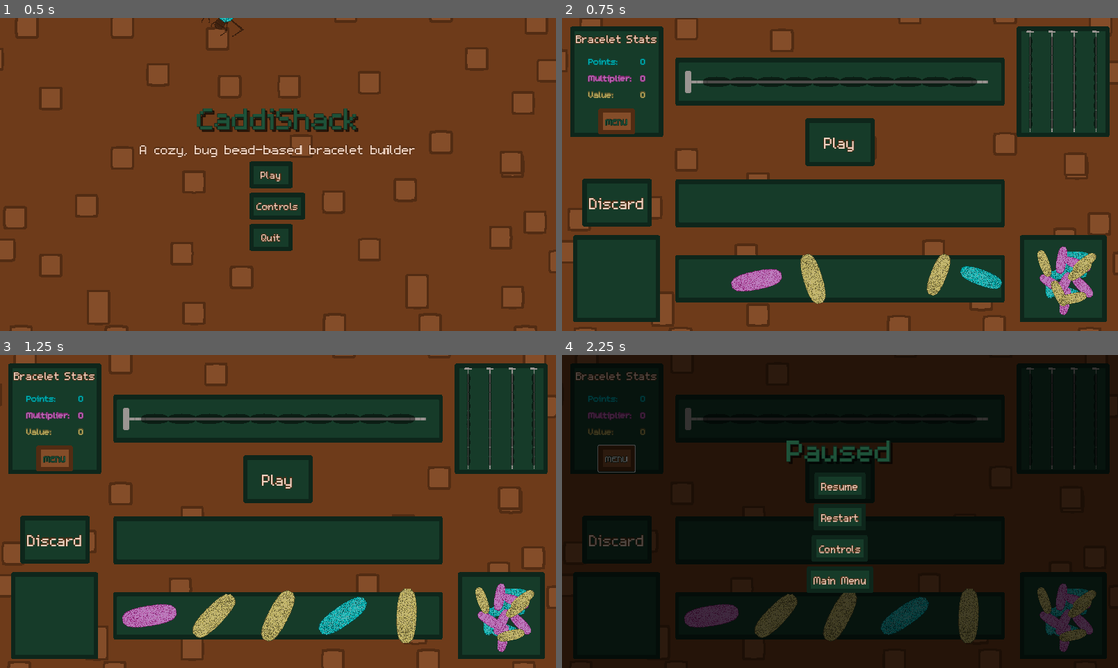
Above: before the commit, frames 1-4 (two rows, left to right).
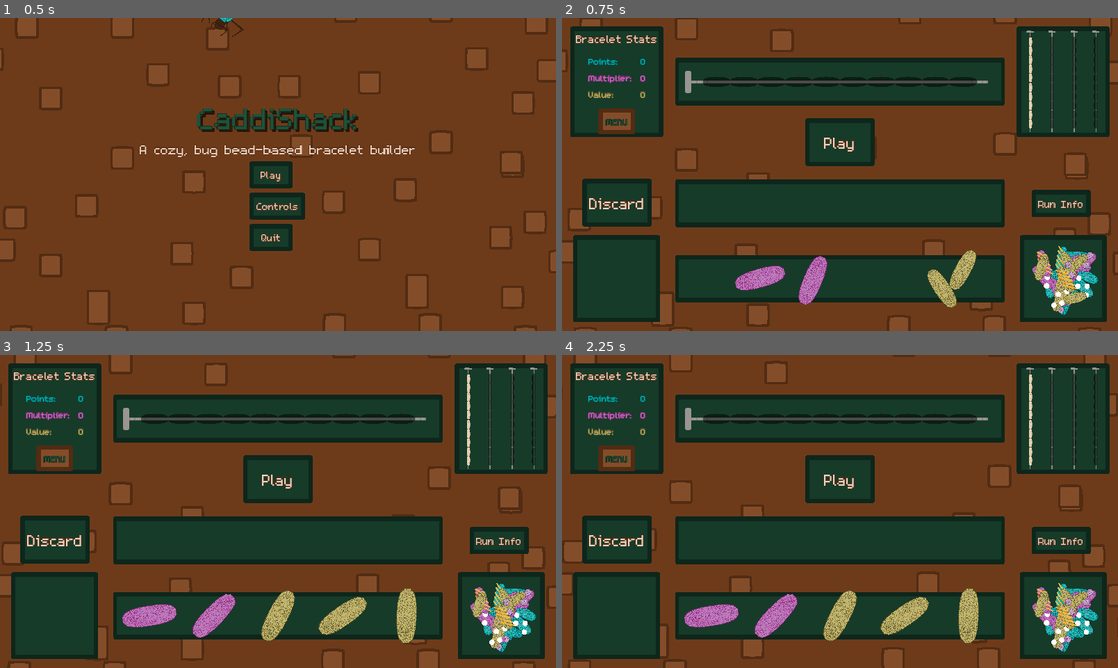
Above: after the commit, the same moments.

Repository: Splashy-Inc/caddishack
Game: Godot game, scene res://SCENES/screen_manager.tscn
The game is run twice, just before and just after one commit, with the same random seed, the same clock (stepped at 60 frames per second) and the same inputs. The engine's default icon, where the game draws it, is replaced by a stand-in: a white triangle on a blue panel in a dark square.
Inputs (mouse positions are in pixels of both pictures, inside the frame that each line leads up to):
- Up to frame 1 (0.5 s): no input
- Up to frame 2 (0.75 s): click "Play" at 0.5 s
- Up to frame 3 (1.25 s): no input
- Up to frame 4 (2.25 s): click "MENU" at 1.25 s; click (840, 502) at 2 s, where only the run after the commit has a clickable "Run Info"

Frame 1 is identical in both runs. In frame 2, 4.3% of the frame differs, in the area x 30-97%, y 6-95%; in frame 3, 3.5%; in frame 4, 97%, in the area x 0-100%, y 0-100%.

Commit message:
Run info menu and button

Diff:
--- a/SCENES/CRAFT_STATION/bracelet_station.tscn
+++ b/SCENES/CRAFT_STATION/bracelet_station.tscn
@@ -1,16 +1,17 @@
-[gd_scene load_steps=12 format=3 uid="uid://j7kdpfxltq4j"]
+[gd_scene load_steps=13 format=3 uid="uid://j7kdpfxltq4j"]
 
 [ext_resource type="PackedScene" uid="uid://bf66yigpmnvq4" path="res://SCENES/CRAFT_STATION/station_background.tscn" id="1_8q7v8"]
 [ext_resource type="Script" path="res://SCRIPTS/CRAFT_STATION/bracelet_station.gd" id="1_opsq7"]
-[ext_resource type="PackedScene" path="res://SCENES/CRAFT_STATION/bracelet_info_panel.tscn" id="3_cnyhi"]
+[ext_resource type="PackedScene" uid="uid://1guuvhm3f7g" path="res://SCENES/CRAFT_STATION/bracelet_info_panel.tscn" id="3_cnyhi"]
 [ext_resource type="PackedScene" uid="uid://dlvsne80igil2" path="res://SCENES/CRAFT_STATION/bracelet_construction_panel.tscn" id="4_2dhfs"]
 [ext_resource type="PackedScene" uid="uid://bqmyglx3n5yyp" path="res://SCENES/CRAFT_STATION/complete_bracelet_panel.tscn" id="5_r3loc"]
 [ext_resource type="PackedScene" uid="uid://juk37sd2sdfi" path="res://SCENES/CRAFT_STATION/bead_set.tscn" id="6_kjoem"]
-[ext_resource type="Theme" uid="uid://x3hcgv6o4dat" path="res://RESOURCES/brown_text.tres" id="6_nek36"]
+[ext_resource type="Theme" path="res://RESOURCES/brown_text.tres" id="6_nek36"]
 [ext_resource type="PackedScene" uid="uid://cmerjff0e20um" path="res://SCENES/CRAFT_STATION/bead_pile.tscn" id="7_atnpg"]
 [ext_resource type="StyleBox" uid="uid://b4ohcrep4kgqi" path="res://RESOURCES/button_box_hover.tres" id="7_wvnwv"]
 [ext_resource type="Resource" uid="uid://c81ojbagj28o1" path="res://RESOURCES/test_bead_pile.tres" id="9_crcei"]
 [ext_resource type="StyleBox" uid="uid://clyq3pof6wks3" path="res://RESOURCES/button_box_normal.tres" id="10_18jgd"]
+[ext_resource type="PackedScene" uid="uid://dgcnerkvrs865" path="res://SCENES/run_info_button.tscn" id="12_b481e"]
 
 [node name="BraceletStation" type="Node"]
 script = ExtResource("1_opsq7")
@@ -75,6 +76,12 @@
 position = Vector2(1153, 600)
 bead_array_info = ExtResource("9_crcei")
 
+[node name="RunInfoButton" parent="PlayingField" instance=ExtResource("12_b481e")]
+offset_left = 1081.0
+offset_top = 396.0
+offset_right = 1217.0
+offset_bottom = 457.0
+
 [connection signal="pressed" from="PlayingField/PlayButton" to="." method="_on_play_pressed"]
 [connection signal="bead_clicked" from="PlayingField/SelectionPanel" to="." method="_on_selection_panel_bead_clicked"]
 [connection signal="pressed" from="PlayingField/DiscardButton" to="." method="_on_discard_pressed"]
--- a/SCENES/CRAFT_STATION/run_info_menu.tscn
+++ b/SCENES/CRAFT_STATION/run_info_menu.tscn
@@ -1,20 +1,15 @@
-[gd_scene load_steps=12 format=3 uid="uid://cnkctrxffor63"]
+[gd_scene load_steps=11 format=3 uid="uid://cnkctrxffor63"]
 
 [ext_resource type="Texture2D" uid="uid://bnp2q0bxwdejl" path="res://ASSETS/Art/GUI/Black_Semi_Trans.png" id="1_qu5lf"]
 [ext_resource type="Script" path="res://SCRIPTS/CRAFT_STATION/run_info_menu.gd" id="1_vgp1s"]
 [ext_resource type="LabelSettings" uid="uid://bnqjqtejx428p" path="res://RESOURCES/text_title.tres" id="2_e7rc2"]
-[ext_resource type="LabelSettings" uid="uid://utia0ir401fs" path="res://RESOURCES/text_subtitle.tres" id="3_diuyp"]
-[ext_resource type="FontFile" uid="uid://di1ynwh6doxnf" path="res://ASSETS/Font/m5x7.ttf" id="4_grp5l"]
-[ext_resource type="Texture2D" uid="uid://db11hpcy64lw3" path="res://ASSETS/Art/CRAFT_STATION/Bead_Play.png" id="5_wqhf1"]
+[ext_resource type="LabelSettings" uid="uid://drl3m8g6bkhol" path="res://RESOURCES/text_subtitle.tres" id="3_diuyp"]
+[ext_resource type="PackedScene" uid="uid://b1ml0sgcgl8q7" path="res://SCENES/SHOP/cart_panel.tscn" id="5_ldvqm"]
 [ext_resource type="PackedScene" uid="uid://cmerjff0e20um" path="res://SCENES/CRAFT_STATION/bead_pile.tscn" id="6_8qbhg"]
 [ext_resource type="PackedScene" uid="uid://bqmyglx3n5yyp" path="res://SCENES/CRAFT_STATION/complete_bracelet_panel.tscn" id="8_kiesg"]
 
-[sub_resource type="LabelSettings" id="LabelSettings_xkpss"]
-font = ExtResource("4_grp5l")
-font_size = 96
-font_color = Color(0.941176, 0.827451, 0.760784, 1)
-outline_size = 5
-outline_color = Color(0.321569, 0.172549, 0.0745098, 1)
+[sub_resource type="ViewportTexture" id="ViewportTexture_f570o"]
+viewport_path = NodePath("VBoxContainer/HBoxContainer/MaterialsBox/BeadPile_Background/SubViewport")
 
 [sub_resource type="ViewportTexture" id="ViewportTexture_qdeey"]
 viewport_path = NodePath("VBoxContainer/HBoxContainer/BeadPileBox/BeadPile_Background/SubViewport")
@@ -22,10 +17,14 @@
 [sub_resource type="ViewportTexture" id="ViewportTexture_028eo"]
 viewport_path = NodePath("VBoxContainer/HBoxContainer/BraceletsBox/Bracelet_Background/SubViewport")
 
-[node name="RunInfoMenu" type="CanvasLayer"]
+[node name="RunInfoMenu" type="Control"]
+custom_minimum_size = Vector2(1280, 720)
+layout_mode = 3
+anchors_preset = 0
 script = ExtResource("1_vgp1s")
 
 [node name="Background" type="TextureRect" parent="."]
+layout_mode = 1
 anchors_preset = 8
 anchor_left = 0.5
 anchor_top = 0.5
@@ -40,11 +39,13 @@
 texture = ExtResource("1_qu5lf")
 
 [node name="VBoxContainer" type="VBoxContainer" parent="."]
+layout_mode = 1
 anchors_preset = 15
 anchor_right = 1.0
 anchor_bottom = 1.0
 grow_horizontal = 2
 grow_vertical = 2
+theme_override_constants/separation = 20
 
 [node name="Title" type="Label" parent="VBoxContainer"]
 layout_mode = 2
@@ -53,42 +54,81 @@
 label_settings = ExtResource("2_e7rc2")
 horizontal_alignment = 1
 
-[node name="MoneyBox" type="HBoxContainer" parent="VBoxContainer"]
+[node name="MoneyBox" type="VBoxContainer" parent="VBoxContainer"]
 layout_mode = 2
-theme_override_constants/separation = 20
 alignment = 1
 
 [node name="Label" type="Label" parent="VBoxContainer/MoneyBox"]
 layout_mode = 2
+size_flags_horizontal = 3
 text = "Money"
 label_settings = ExtResource("3_diuyp")
+horizontal_alignment = 1
 
-[node name="Value" type="Label" parent="VBoxContainer/MoneyBox"]
+[node name="HBoxContainer" type="HBoxContainer" parent="VBoxContainer/MoneyBox"]
 layout_mode = 2
-text = "#"
+
+[node name="DollarSign" type="Label" parent="VBoxContainer/MoneyBox/HBoxContainer"]
+layout_mode = 2
+size_flags_horizontal = 3
+text = "$"
+label_settings = ExtResource("3_diuyp")
+horizontal_alignment = 2
+
+[node name="Value" type="Label" parent="VBoxContainer/MoneyBox/HBoxContainer"]
+layout_mode = 2
+size_flags_horizontal = 3
+text = "0"
 label_settings = ExtResource("3_diuyp")
 
-[node name="MaterialsBox" type="VBoxContainer" parent="VBoxContainer"]
+[node name="Spacer" type="Control" parent="VBoxContainer"]
 layout_mode = 2
-
-[node name="Label" type="Label" parent="VBoxContainer/MaterialsBox"]
-layout_mode = 2
-text = "Materials"
-label_settings = SubResource("LabelSettings_xkpss")
-horizontal_alignment = 1
-
-[node name="Panel" type="TextureRect" parent="VBoxContainer/MaterialsBox"]
-layout_mode = 2
-texture = ExtResource("5_wqhf1")
 
 [node name="HBoxContainer" type="HBoxContainer" parent="VBoxContainer"]
 layout_mode = 2
-size_flags_vertical = 3
+size_flags_vertical = 2
 theme_override_constants/separation = 20
+
+[node name="MaterialsBox" type="VBoxContainer" parent="VBoxContainer/HBoxContainer"]
+layout_mode = 2
+size_flags_horizontal = 3
+size_flags_vertical = 4
+theme_override_constants/separation = 20
+
+[node name="Label" type="Label" parent="VBoxContainer/HBoxContainer/MaterialsBox"]
+layout_mode = 2
+text = "Materials"
+label_settings = ExtResource("3_diuyp")
+horizontal_alignment = 1
+
+[node name="BeadPile_Background" type="TextureRect" parent="VBoxContainer/HBoxContainer/MaterialsBox"]
+layout_mode = 2
+size_flags_vertical = 6
+texture = SubResource("ViewportTexture_f570o")
+expand_mode = 4
+stretch_mode = 5
+
+[node name="SubViewport" type="SubViewport" parent="VBoxContainer/HBoxContainer/MaterialsBox/BeadPile_Background"]
+transparent_bg = true
+canvas_item_default_texture_filter = 0
+size = Vector2i(528, 680)
+
+[node name="CartPanel" parent="VBoxContainer/HBoxContainer/MaterialsBox/BeadPile_Background/SubViewport" instance=ExtResource("5_ldvqm")]
+
+[node name="CurrentMoneyRow" parent="VBoxContainer/HBoxContainer/MaterialsBox/BeadPile_Background/SubViewport/CartPanel/VBoxContainer" index="0"]
+visible = false
+
+[node name="Spacer2" parent="VBoxContainer/HBoxContainer/MaterialsBox/BeadPile_Background/SubViewport/CartPanel/VBoxContainer" index="2"]
+visible = false
+
+[node name="CurrentCostRow" parent="VBoxContainer/HBoxContainer/MaterialsBox/BeadPile_Background/SubViewport/CartPanel/VBoxContainer" index="3"]
+visible = false
 
 [node name="BeadPileBox" type="VBoxContainer" parent="VBoxContainer/HBoxContainer"]
 layout_mode = 2
 size_flags_horizontal = 3
+size_flags_vertical = 4
+theme_override_constants/separation = 20
 
 [node name="Bead_Pile_Label" type="Label" parent="VBoxContainer/HBoxContainer/BeadPileBox"]
 layout_mode = 2
@@ -98,20 +138,25 @@
 
 [node name="BeadPile_Background" type="TextureRect" parent="VBoxContainer/HBoxContainer/BeadPileBox"]
 layout_mode = 2
-size_flags_vertical = 3
+size_flags_vertical = 6
 texture = SubResource("ViewportTexture_qdeey")
-expand_mode = 2
+expand_mode = 4
 stretch_mode = 5
 
 [node name="SubViewport" type="SubViewport" parent="VBoxContainer/HBoxContainer/BeadPileBox/BeadPile_Background"]
-size = Vector2i(200, 200)
+transparent_bg = true
+canvas_item_default_texture_filter = 0
+size = Vector2i(2000, 2000)
 
 [node name="BeadPile" parent="VBoxContainer/HBoxContainer/BeadPileBox/BeadPile_Background/SubViewport" instance=ExtResource("6_8qbhg")]
-position = Vector2(100, 100)
+position = Vector2(1000, 1000)
+scale = Vector2(10, 10)
 
 [node name="BraceletsBox" type="VBoxContainer" parent="VBoxContainer/HBoxContainer"]
 layout_mode = 2
 size_flags_horizontal = 3
+size_flags_vertical = 4
+theme_override_constants/separation = 20
 
 [node name="Bracelets_Label" type="Label" parent="VBoxContainer/HBoxContainer/BraceletsBox"]
 layout_mode = 2
@@ -121,13 +166,17 @@
 
 [node name="Bracelet_Background" type="TextureRect" parent="VBoxContainer/HBoxContainer/BraceletsBox"]
 layout_mode = 2
-size_flags_vertical = 3
+size_flags_vertical = 6
 texture = SubResource("ViewportTexture_028eo")
-expand_mode = 2
+expand_mode = 4
 stretch_mode = 5
 
 [node name="SubViewport" type="SubViewport" parent="VBoxContainer/HBoxContainer/BraceletsBox/Bracelet_Background"]
+transparent_bg = true
+canvas_item_default_texture_filter = 0
 size = Vector2i(214, 254)
 
 [node name="CompleteBraceletPanel" parent="VBoxContainer/HBoxContainer/BraceletsBox/Bracelet_Background/SubViewport" instance=ExtResource("8_kiesg")]
 position = Vector2(107, 127)
+
+[editable path="VBoxContainer/HBoxContainer/MaterialsBox/BeadPile_Background/SubViewport/CartPanel"]
--- a/SCENES/GUI/hud.tscn
+++ b/SCENES/GUI/hud.tscn
@@ -6,13 +6,13 @@
 [ext_resource type="PackedScene" uid="uid://c3sldi7g5fcg6" path="res://SCENES/GUI/pause_menu.tscn" id="6_k66bl"]
 [ext_resource type="PackedScene" uid="uid://v65h1k4msxhb" path="res://SCENES/GUI/win_screen.tscn" id="6_s7jfo"]
 [ext_resource type="PackedScene" uid="uid://temjlvcxcb3r" path="res://SCENES/GUI/loss_screen.tscn" id="7_8h0it"]
+[ext_resource type="PackedScene" uid="uid://cnkctrxffor63" path="res://SCENES/CRAFT_STATION/run_info_menu.tscn" id="7_te3by"]
 
 [node name="HUD" type="CanvasLayer"]
 layer = 2
 script = ExtResource("1_w38b1")
 
 [node name="MenuScreens" type="Control" parent="."]
-visible = false
 layout_mode = 3
 anchors_preset = 0
 offset_right = 40.0
@@ -41,13 +41,16 @@
 visible = false
 
 [node name="PauseMenu" parent="MenuScreens" instance=ExtResource("6_k66bl")]
-visible = false
 layout_mode = 0
 offset_right = 640.0
 offset_bottom = 360.0
+
+[node name="RunInfoMenu" parent="MenuScreens" instance=ExtResource("7_te3by")]
+layout_mode = 1
 
 [connection signal="button_pressed" from="MenuScreens/MainMenu" to="." method="_on_game_menu_button_pressed"]
 [connection signal="exited" from="MenuScreens/ControlsScreen" to="." method="_on_controls_screen_exited"]
 [connection signal="button_pressed" from="MenuScreens/WinScreen" to="." method="_on_game_menu_button_pressed"]
 [connection signal="button_pressed" from="MenuScreens/LossScreen" to="." method="_on_game_menu_button_pressed"]
 [connection signal="button_pressed" from="MenuScreens/PauseMenu" to="." method="_on_game_menu_button_pressed"]
+[connection signal="exited" from="MenuScreens/RunInfoMenu" to="." method="_go_back_screen"]
--- a/SCENES/GUI/pause_menu.tscn
+++ b/SCENES/GUI/pause_menu.tscn
@@ -1,9 +1,10 @@
-[gd_scene load_steps=5 format=3 uid="uid://c3sldi7g5fcg6"]
+[gd_scene load_steps=6 format=3 uid="uid://c3sldi7g5fcg6"]
 
 [ext_resource type="Script" path="res://SCRIPTS/GUI/pause_menu.gd" id="1_kmxbu"]
 [ext_resource type="StyleBox" uid="uid://clyq3pof6wks3" path="res://RESOURCES/button_box_normal.tres" id="2_1q666"]
 [ext_resource type="LabelSettings" uid="uid://bnqjqtejx428p" path="res://RESOURCES/text_title.tres" id="2_q7iee"]
-[ext_resource type="Theme" uid="uid://x3hcgv6o4dat" path="res://RESOURCES/brown_text.tres" id="3_t0bl3"]
+[ext_resource type="Theme" path="res://RESOURCES/brown_text.tres" id="3_t0bl3"]
+[ext_resource type="PackedScene" uid="uid://dgcnerkvrs865" path="res://SCENES/run_info_button.tscn" id="5_3w251"]
 
 [node name="PauseMenu" type="Control"]
 process_mode = 3
@@ -43,6 +44,9 @@
 theme_override_styles/normal = ExtResource("2_1q666")
 text = "Resume"
 
+[node name="RunInfoButton" parent="MenuContent/MenuButtons" instance=ExtResource("5_3w251")]
+layout_mode = 2
+
 [node name="RestartButton" type="Button" parent="MenuContent/MenuButtons"]
 custom_minimum_size = Vector2(100, 20)
 layout_mode = 2
--- a/SCENES/SHOP/cart_panel.tscn
+++ b/SCENES/SHOP/cart_panel.tscn
@@ -7,8 +7,8 @@
 [ext_resource type="Script" path="res://RESOURCES/special_material_info.gd" id="4_e64o0"]
 [ext_resource type="Script" path="res://RESOURCES/egg_material_info.gd" id="5_7uv2r"]
 [ext_resource type="StyleBox" uid="uid://cqe3jf4ia3cgx" path="res://RESOURCES/button_box_disabled.tres" id="7_8retm"]
-[ext_resource type="Theme" uid="uid://dw1njnimthc2q" path="res://RESOURCES/green_text.tres" id="7_63xtu"]
-[ext_resource type="LabelSettings" uid="uid://utia0ir401fs" path="res://RESOURCES/text_subtitle.tres" id="7_vhlkp"]
+[ext_resource type="Theme" path="res://SCENES/CRAFT_STATION/green_text.tres" id="7_63xtu"]
+[ext_resource type="LabelSettings" uid="uid://drl3m8g6bkhol" path="res://RESOURCES/text_subtitle.tres" id="7_vhlkp"]
 [ext_resource type="StyleBox" uid="uid://djqiuusgpwpce" path="res://RESOURCES/brown_button_hover_box_texture.tres" id="8_8rwvf"]
 [ext_resource type="StyleBox" uid="uid://b5qasew2vnpnv" path="res://RESOURCES/brown_button_box_texture.tres" id="9_bhpnm"]
 
--- /dev/null
+++ b/SCENES/run_info_button.tscn
@@ -0,0 +1,16 @@
+[gd_scene load_steps=4 format=3 uid="uid://dgcnerkvrs865"]
+
+[ext_resource type="Theme" path="res://RESOURCES/brown_text.tres" id="1_51nvp"]
+[ext_resource type="StyleBox" uid="uid://clyq3pof6wks3" path="res://RESOURCES/button_box_normal.tres" id="2_j1lb7"]
+[ext_resource type="Script" path="res://SCRIPTS/run_info_button.gd" id="3_ubkhw"]
+
+[node name="RunInfoButton" type="Button"]
+custom_minimum_size = Vector2(100, 20)
+size_flags_horizontal = 4
+theme = ExtResource("1_51nvp")
+theme_override_font_sizes/font_size = 36
+theme_override_styles/normal = ExtResource("2_j1lb7")
+text = "Run Info"
+script = ExtResource("3_ubkhw")
+
+[connection signal="pressed" from="." to="." method="_on_pressed"]
--- a/SCRIPTS/CRAFT_STATION/run_info_menu.gd
+++ b/SCRIPTS/CRAFT_STATION/run_info_menu.gd
@@ -1,8 +1,10 @@
-extends CanvasLayer
+extends Control
 
 class_name RunInfoMenu
 
-@onready var money_value: Label = $VBoxContainer/MoneyBox/Value
+signal exited
+
+@onready var money_value: Label = $VBoxContainer/MoneyBox/HBoxContainer/Value
 @onready var bead_pile: BeadPile = $VBoxContainer/HBoxContainer/BeadPileBox/BeadPile_Background/SubViewport/BeadPile
 @onready var complete_bracelet_panel: BraceletContainer = $VBoxContainer/HBoxContainer/BraceletsBox/Bracelet_Background/SubViewport/CompleteBraceletPanel
 
@@ -19,3 +21,7 @@
 	money_value.text = str(Globals.run_info.money)
 	bead_pile.set_beads(Globals.run_info.bead_pile)
 	complete_bracelet_panel.fill_bracelets(Globals.run_info.bracelets)
+
+func _unhandled_input(event: InputEvent) -> void:
+	if visible and event is InputEventKey and event.is_pressed():
+		exited.emit()
--- a/SCRIPTS/GUI/hud.gd
+++ b/SCRIPTS/GUI/hud.gd
@@ -14,6 +14,7 @@
 @onready var win_screen: Control = $MenuScreens/WinScreen
 @onready var loss_screen: Control = $MenuScreens/LossScreen
 @onready var pause_menu: Control = $MenuScreens/PauseMenu
+@onready var run_info_menu: RunInfoMenu = $MenuScreens/RunInfoMenu
 
 enum Menus {
 	NONE,
@@ -22,6 +23,7 @@
 	WIN,
 	LOSS,
 	PAUSE,
+	RUN_INFO,
 }
 
 var cur_menu := Menus.NONE
@@ -66,6 +68,14 @@
 	show_menu_screens()
 	controls_screen.show()
 
+func _show_run_info():
+	prev_menu = cur_menu
+	cur_menu = Menus.RUN_INFO
+	_clear_menu()
+	show_menu_screens()
+	run_info_menu.load_run_info()
+	run_info_menu.show()
+
 func show_main_menu():
 	cur_menu = Menus.MAIN
 	_clear_menu()
@@ -94,6 +104,8 @@
 	match type:
 		"Play":
 			play_pressed.emit()
+		"Run Info":
+			_show_run_info()
 		"Restart":
 			restart_pressed.emit()
 		"Controls":
--- a/SCRIPTS/GUI/pause_menu.gd
+++ b/SCRIPTS/GUI/pause_menu.gd
@@ -13,3 +13,6 @@
 
 func _on_main_menu_button_pressed() -> void:
 	button_pressed.emit("Main menu")
+
+func _on_run_info_button_pressed() -> void:
+	button_pressed.emit("Run Info")
--- a/SCRIPTS/globals.gd
+++ b/SCRIPTS/globals.gd
@@ -73,7 +73,7 @@
 	return larva_scene.instantiate()
 
 func reset_run():
-	run_info = load("res://RESOURCES/new_run.tres").duplicate()
+	run_info = load("res://RESOURCES/test_run.tres").duplicate()
 
 func change_run_money(amount: int):
 	run_info.money += amount
--- /dev/null
+++ b/SCRIPTS/run_info_button.gd
@@ -0,0 +1,17 @@
+extends Button
+
+
+# Called when the node enters the scene tree for the first time.
+func _ready() -> void:
+	pass # Replace with function body.
+
+
+# Called every frame. 'delta' is the elapsed time since the previous frame.
+func _process(delta: float) -> void:
+	pass
+
+func _on_pressed() -> void:
+	var event = InputEventAction.new()
+	event.action = "run_info"
+	event.pressed = true
+	Input.parse_input_event(event)
--- a/SCRIPTS/screen_manager.gd
+++ b/SCRIPTS/screen_manager.gd
@@ -43,6 +43,14 @@
 		else:
 			_resume_play()
 
+func toggle_run_info():
+	if hud.cur_menu != HUD.Menus.MAIN and hud.cur_menu != HUD.Menus.CONTROLS:
+		if not paused:
+			_pause_play()
+			hud._show_run_info()
+		else:
+			_resume_play()
+
 func _on_quit_pressed():
 	get_tree().quit()
 
@@ -55,6 +63,9 @@
 func _input(event):
 	if event.is_action_pressed("pause"):
 		toggle_pause_menu()
+	elif event.is_action_pressed("run_info"):
+		toggle_run_info()
+		get_viewport().set_input_as_handled()
 
 func _restart_station():
 	game_ended = false
--- a/project.godot
+++ b/project.godot
@@ -78,6 +78,11 @@
 "events": [Object(InputEventKey,"resource_local_to_scene":false,"resource_name":"","device":-1,"window_id":0,"alt_press …(192 unchanged characters)…
 ]
 }
+run_info={
+"deadzone": 0.5,
+"events": [Object(InputEventKey,"resource_local_to_scene":false,"resource_name":"","device":-1,"window_id":0,"alt_pressed":false,"shift_pressed":false,"ctrl_pressed":false,"meta_pressed":false,"pressed":false,"keycode":0,"physical_keycode":79,"key_label":0,"unicode":111,"location":0,"echo":false,"script":null)
+]
+}
 
 [layer_names]
 
Not shown: 1 places in SCENES/GUI/hud.tscn that only renumber resources
